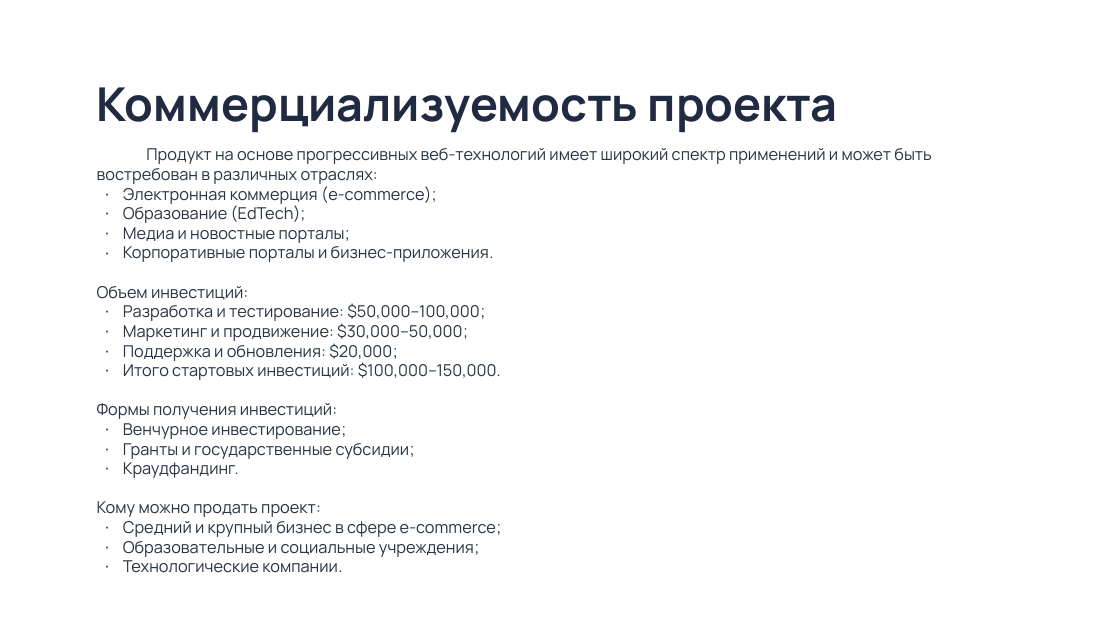
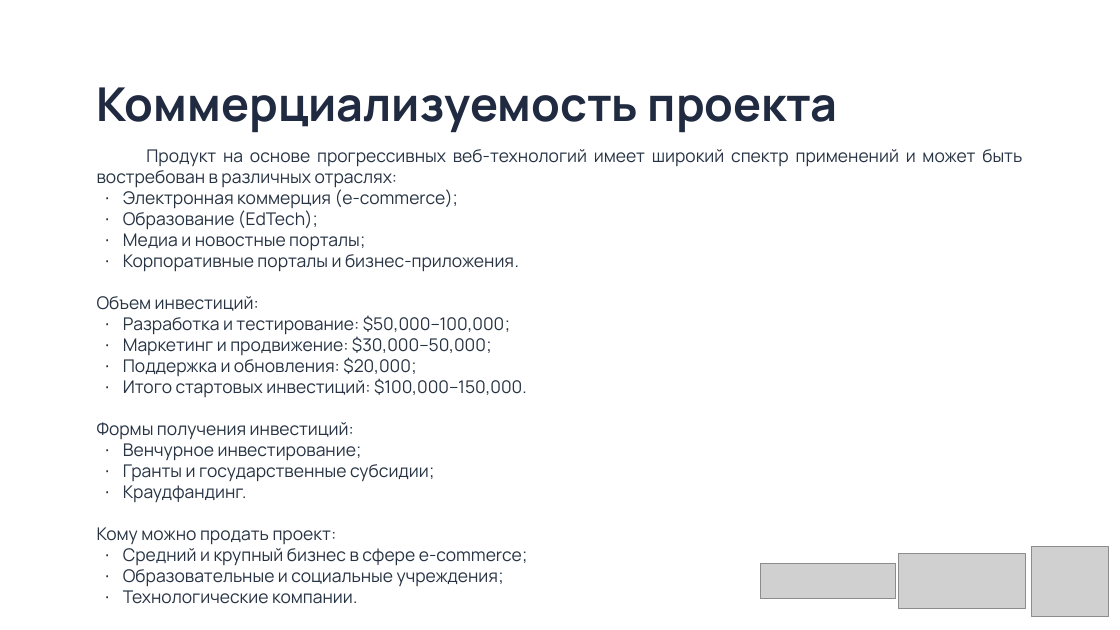
Before and after one commit to HeisPovedim/SFEDU, a slide deck: slide 12 of Курс 1/ВВиД/Презентация.pptx. Drawn at 1120x630 pixels with LibreOffice and Linux fonts; fonts in the diff are those of the drawing; grey boxes stand for pictures; background and template pictures are left out. Boxes give left, top, right and bottom in pixels: in the first picture for what was removed or moved away, otherwise in the second. Text is boxed around its words. In the diff, an @@ line names an element or a change of style, - is before the commit and + after.

```diff
--- a/Курс 1/ВВиД/Презентация.pptx
+++ b/Курс 1/ВВиД/Презентация.pptx
@@ text "Продукт на основе прогрессивных веб-технологий ..." at (97, 149, 1022, 587): size 14 to 15 pt; alignment left to justified @@
@@ picture added at (760, 564, 896, 599) @@
@@ picture added at (899, 554, 1026, 609) @@
@@ picture added at (1032, 546, 1108, 617) @@
```
Also in this commit, not shown: 12 other slides changed, 1 slide added, 2 other files.
